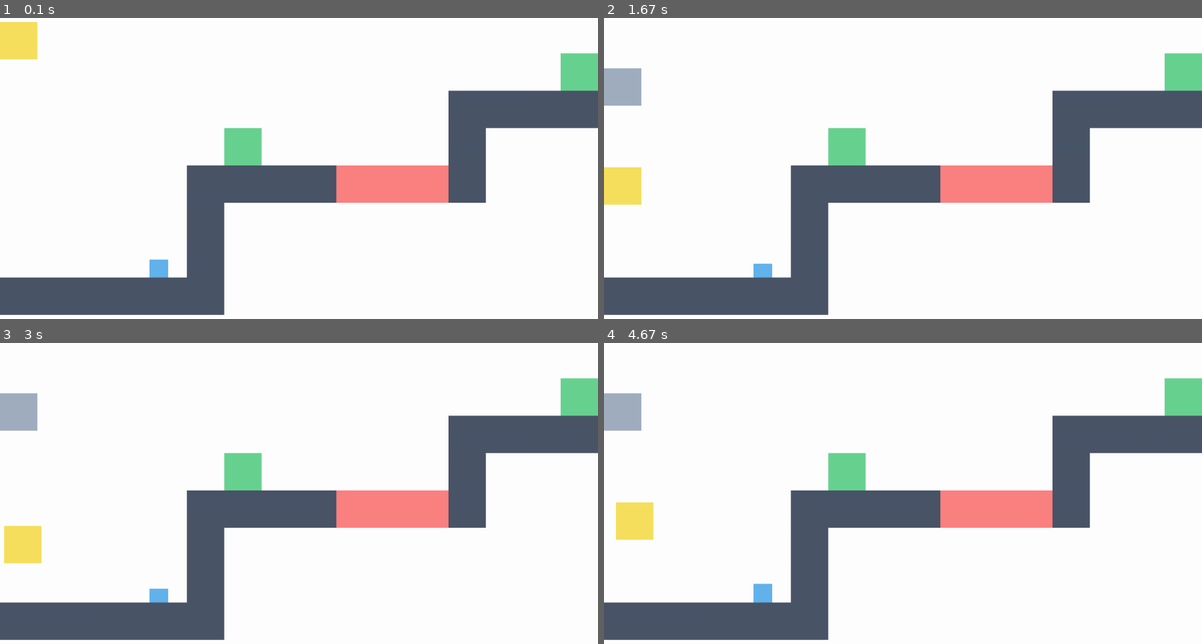
Above: before the commit, frames 1-4 (two rows, left to right).
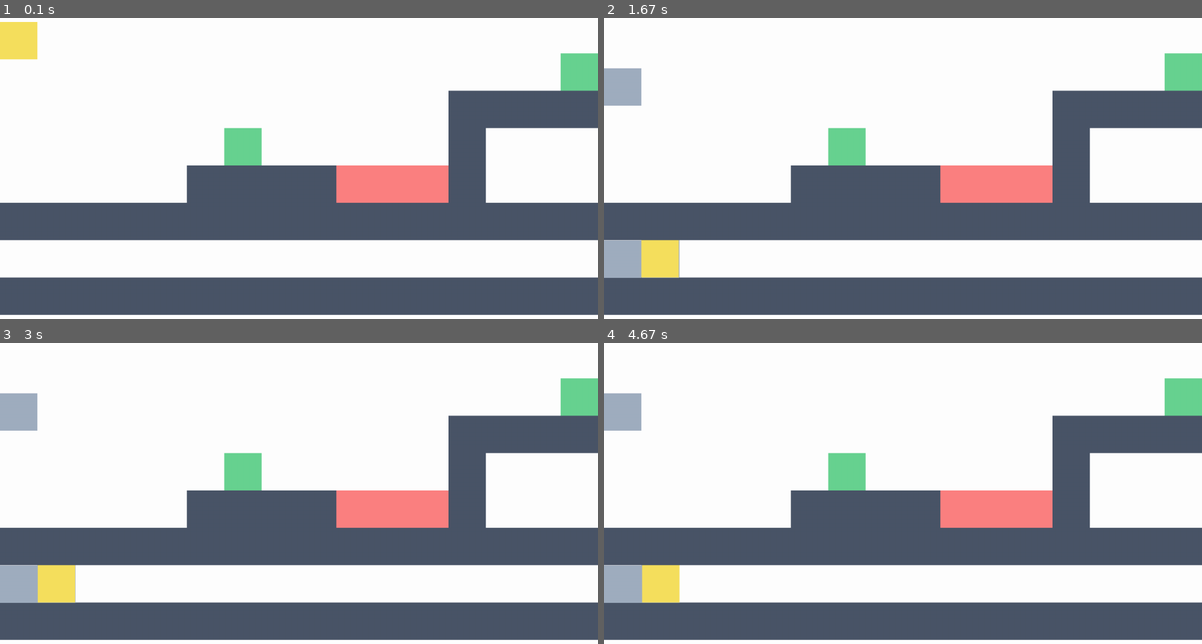
Above: after the commit, the same moments.

Repository: coinmoles/pygame-jam
Game: pygame game, started from main.py
Same seed, same stepped clock (60 frames per second), same inputs: the game is played once before the commit and once after it.
Inputs:
- Up to frame 1 (0.1 s): no input
- Up to frame 2 (1.67 s): tap Q at 0.33 s; hold Left 0.67-1.2 s; hold Left 1.23-1.63 s; tap Space at 1.3, 1.6 s
- Up to frame 3 (3 s): hold Right 1.67-2.3 s; tap Space at 1.73, 2.03, 2.4, 2.7, 2.9 s; hold Left 2.33-2.8 s; hold Right from 2.83 s (still down)
- Up to frame 4 (4.67 s): tap Space at 3.2, 3.4, 3.7, 3.9, 4.2, 4.47 s; release Right at 3.3 s; hold Right 3.33-3.8 s; hold Left 3.83-4.37 s; hold Left from 4.4 s (still down)

The runs differ from the first frame. In frame 1, 21% of the frame differs, in the area x 0-100%, y 61-99%; in frame 2, 23%, in the area x 0-100%, y 49-99%; in frame 3, 22%; in frame 4, 23%.

Commit message:
Bug fixes

Diff:
--- a/Game.py
+++ b/Game.py
@@ -9,7 +9,7 @@
     def __init__(self):
         pg.init()
         self.screen = pg.display.set_mode((SCREEN.width, SCREEN.height), 0, 32)
-        self.currentScene = GameScene(self.screen, stage1)
+        self.currentScene = GameScene(self.screen, stage2)
         self.clock = pg.time.Clock()
 
     def run(self):
--- a/Scene/GameScene.py
+++ b/Scene/GameScene.py
@@ -85,14 +85,17 @@
                 self.player.vel.y = 0
                 self.player.grounded = True
             if min_left is not None:
-                self.player.set_x(min_left - self.player.rect.width- 1)
+                self.player.set_x(min_left - self.player.rect.width - 1)
                 self.player.vel.x = 0
             if max_right is not None:
-                self.player.set_x(max_right + 1)
+                self.player.set_x(max_right + 2)
                 self.player.vel.x = 0
             if max_bottom is not None:
                 self.player.set_y(max_bottom + self.player.rect.height + 1)
                 self.player.vel.y = 0
+
+            if pg.sprite.spritecollide(self.player, self.collidables, False):
+                self.player.despawn()
 
             for (platform, side) in zip(hits, sides):
                 platform.collide_player(self.player, side)
--- a/Stages/parser.py
+++ b/Stages/parser.py
@@ -46,7 +46,7 @@
                 entities.add(CheckPoint(size, position))
 
             if m[i][j] == TOKENS["JumpItem"]:
-                entities.add(JumpItem(size / 2, position))
+                entities.add(JumpItem(size / 2, position - Vector2(-size.x, size.y) / 4))
 
             if m[i][j] == TOKENS["SpawnPoint"]:
                 player_spawn = position
--- a/Stages/stage1.py
+++ b/Stages/stage1.py
@@ -27,8 +27,8 @@
 ............ppppppp.............
 ......c.....p.....p.......pppppp
 .....ppppkkkp.....p.......p.....
-.....p............p.......k.....
-.s..jp............p.......k.....
-pppppp............pkkkkkkkk.....
+pppppppppppppppppppppppppppppppp
+.s..............................
+pppppppppppppppppppppppppppppppp
 ................................
 """)
